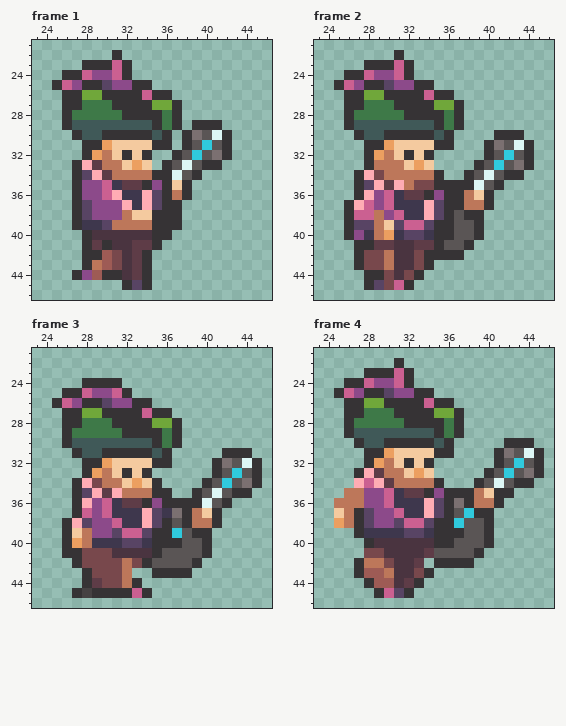
A pixel-art file gets an edit: Assets/Sprites/Bard/bard_run.aseprite. This is how it looked before the edit.
64x48 pixels, 4 frames. Colours within 5 levels of each other are drawn and written as one. Shown: frame 1: x 23..46, y 21..46; frame 2: x 23..46, y 21..46; frame 3: x 23..46, y 21..46; frame 4: x 23..46, y 21..46. The commit also changed other frames, which this record leaves out.
Now the later version:
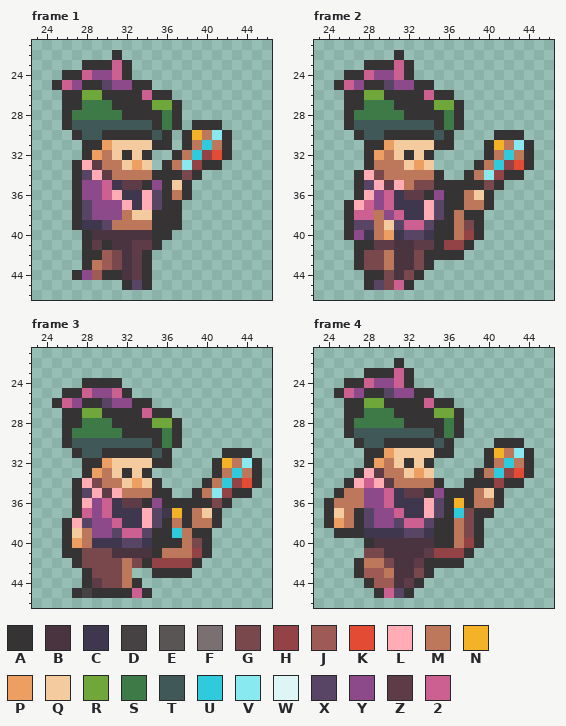
Palette (. is transparent): A #363335  B #4a3440  C #3e374d  D #464243  E #5a5555  F #7b7071  G #78484c  H #934346  J #9e5b55  K #e44b35  L #ffacb4  M #bd775a  N #f4b226  P #ec9f60  Q #f4ca9f  R #70a73a  S #3e7948  T #405958  U #30cadd  V #88e9f1  W #ddf6f5  X #584464  Y #8c4a8a  Z #5e3c47  2 #cb6091
Diff:
--- frame 1, layers "LeftHand", "Guitar"
@@ x 35..43 @@
 29 ASA.AAA..
-30 TA.AFEWA.
-31 AA.AEUEA.
-32 ..AEUEFA.
-33 .AEWEAA..
-34 AAWEA....
+30 TA.ANMVA.
+31 AA.AMUMA.
+32 ..AMUHKA.
+33 .AMVHAA..
+34 AAAGA....
 35 YAQA.....
--- frame 2, layers "LeftHand", "Guitar"
@@ x 34..45 @@
 30 ATA....AAA..
-31 QAA...AFEWA.
-32 A.....AEUEA.
-33 Q....AEUEFA.
-34 MA..AEWEAA..
-35 GAAAAWEA....
+31 QAA...ANMVA.
+32 A.....AMUMA.
+33 Q....AMUHKA.
+34 MA..AMVHAA..
+35 GAAAAAGA....
 36 AYAAMQA.....
 37 LXAAMMA.....
-38 LXAEAA......
-39 XAAEEA......
-40 CAAEEA......
-41 ZAEEA.......
+38 LXAMAA......
+39 XAAMGA......
+40 CAAMHA......
+41 ZAHHA.......
 42 AAAA........
--- frame 3, layers "LeftHand", "Guitar"
@@ x 33..46 @@
 31 AATA.....AAA..
-32 QQAA....AFEWA.
-33 QA......AEUEA.
-34 PQA....AEUEFA.
-35 MMAA..AEWEAA..
-36 ZAYAAAAWEA....
-37 CLXCFAMQA.....
-38 CLXAEAMMA.....
-39 2XAAUEAA......
-40 XCAAAEEA......
-41 BBAEEEEA......
-42 GAEEEEA.......
+32 QQAA....ANMVA.
+33 QA......AMUMA.
+34 PQA....AMUHKA.
+35 MMAA..AMVHAA..
+36 ZAYAAAAAGA....
+37 CLXCNAMQA.....
+38 CLXAMAMMA.....
+39 2XAAUMAA......
+40 XCAAAMGA......
+41 BBAMMMHA......
+42 GAHHHHA.......
 43 ..AAAA........
--- frame 4, layers "RightHand", "LeftHand", "Guitar"
@@ x 23..46 @@
 29 ...ATTTTTTTTASA.........
-30 ....ATTAAAAATA.....AAA..
-31 .....AAPQQQQAA....AFEWA.
-32 .....APMQAQA......AEUEA.
-33 ....ALZMMQPQ.....AEUEFA.
-34 ....L2LZMMMMA...AEWEAA..
-35 ...MMYY2CZZAYAAAMQAA....
-36 ..MMMYY2CCCLXAFAMMA.....
-37 ..QMAXYY2CCLXAEUAA......
-38 ..PMAXYYX22XAAUEEA......
-39 ....ACCCCXXCAAAEEA......
-40 .....ABBBBBBAAEEEA......
-41 .....GGBBBBZEEEEA.......
-42 ....AMMGBBZ.AAAA........
+30 ....ATTAAAAATA....AAA...
+31 .....AAPQQQQAA...ANMVA..
+32 .....APMQAQA.....AMUMA..
+33 ....ALZMMQPQ....AMUHKA..
+34 ...AL2LZMMMMA..AAAHAA...
+35 ..AMMYY2CZZAYAAAMQA.....
+36 .AMMMYY2CCCLXANAMMA.....
+37 .AQMAXYY2CCLXAUGAA......
+38 .APMAXYYX22XAAMGA.......
+39 ..AAACCCCXXCAAMGA.......
+40 .....ABBBBBBAAMHA.......
+41 .....GGBBBBZHHHA........
+42 ....AMMGBBZAAAA.........
 43 ....AJJMBBGA............
